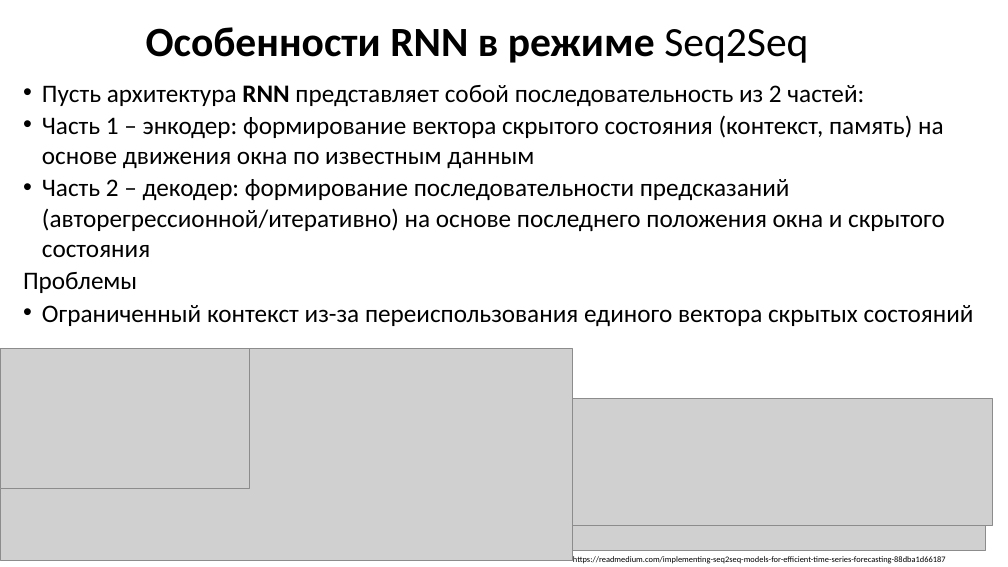
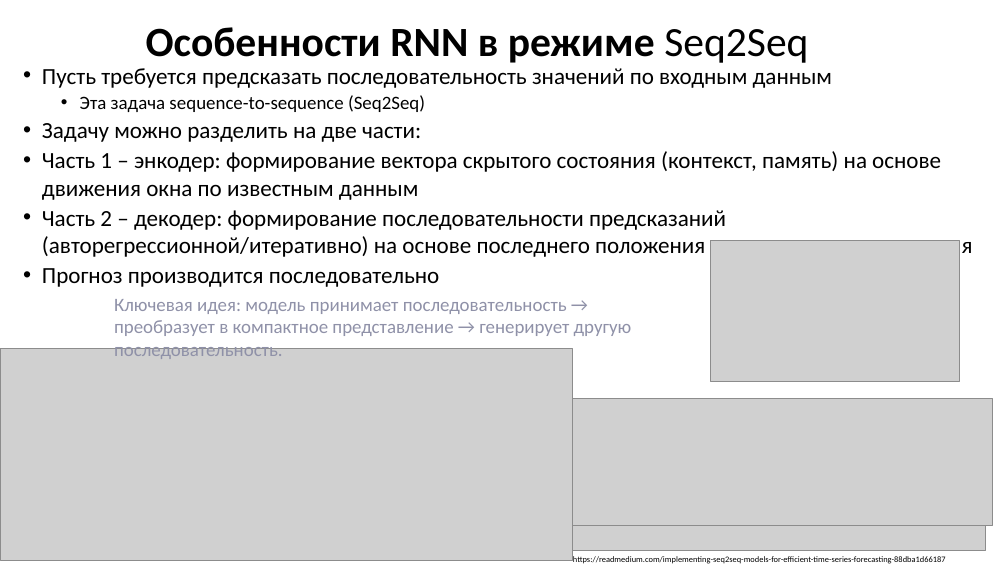
Before and after one commit to MVRonkin/TimeSeriesCourse, a slide deck: slide 3 of 2025/LEC/07-3 Transformers.pptx (slide 2 before the commit). Drawn at 1008x567 pixels with LibreOffice and Linux fonts; fonts in the diff are those of the drawing; grey boxes stand for pictures. Boxes give left, top, right and bottom in pixels: in the first picture for what was removed or moved away, otherwise in the second. Text is boxed around its words. In the diff, an @@ line names an element or a change of style, - is before the commit and + after.

```diff
--- a/2025/LEC/07-3 Transformers.pptx
+++ b/2025/LEC/07-3 Transformers.pptx
@@ text "Пусть требуется предсказать последовательность значений ...": place and size @@
-text "Пусть требуется предсказать последовательность значений ..." at [23,85,974,326]
+text "Пусть требуется предсказать последовательность значений ..." at [42,68,972,287]
@@ text at [42,68,832,142]: text changed; size 24 to 22 pt @@
-• Пусть архитектура RNN представляет собой последовательность из 2 частей:
+• Пусть требуется предсказать последовательность значений по входным данным
+  • Эта задача sequence-to-sequence (Seq2Seq)
+• Задачу можно разделить на две части:
@@ text at [42,151,972,260]: size 24 to 22 pt in "Часть 1 – энкодер: формирование вектора скрытого ...", "Часть 2 – декодер: формирование последовательности предсказа ..." @@
@@ text at [42,268,440,287]: text changed; size 24 to 22 pt @@
-Проблемы
-• Ограниченный контекст из-за переиспользования единого вектора скрытых состояний
+• Прогноз производится последовательно
@@ picture: place and size @@
-picture at [0,349,250,489]
+picture at [711,240,960,381]
@@ text added at [114,299,632,359], 18 pt, text #8F91A8 @@
+Ключевая идея: модель принимает последовательность → преобразует в компактное представление → генерирует другую последовательность.
```
Also in this commit, not shown: 1 other slide changed, 12 slides added, 37 slides removed.
